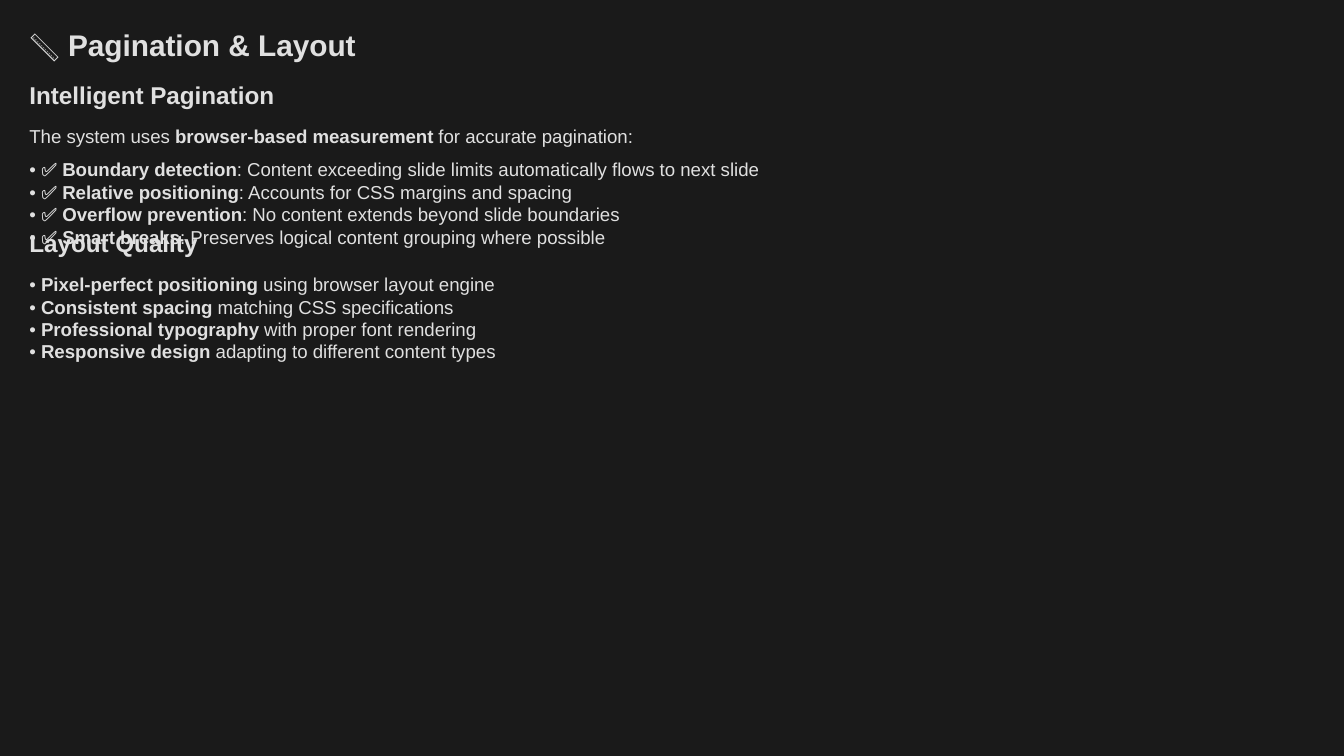
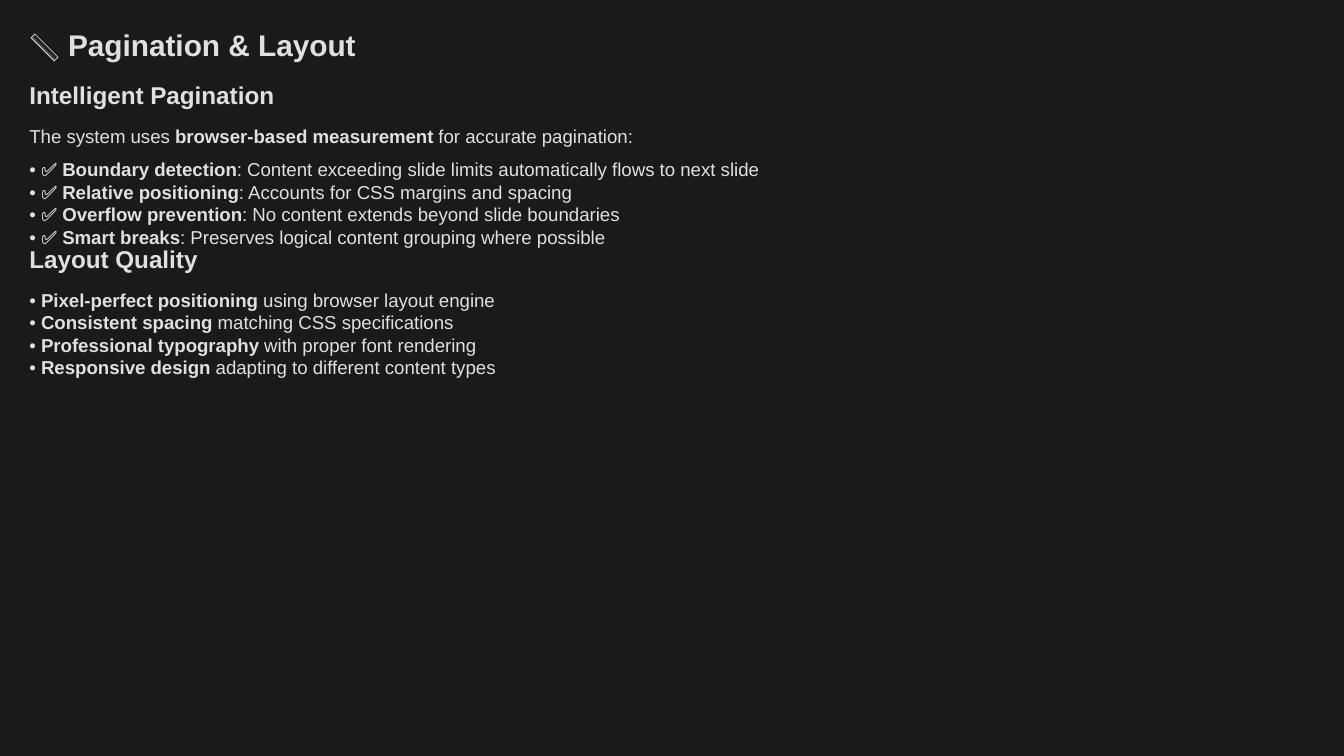
Before and after one commit to louisazhou/slidegenerator, a slide deck: slide 9 of output/comprehensive_demo_dark.pptx. Drawn at 1344x756 pixels with LibreOffice and Linux fonts; fonts in the diff are those of the drawing. Boxes give left, top, right and bottom in pixels: in the first picture for what was removed or moved away, otherwise in the second. Text is boxed around its words. In the diff, an @@ line names an element or a change of style, - is before the commit and + after.

```diff
--- a/output/comprehensive_demo_dark.pptx
+++ b/output/comprehensive_demo_dark.pptx
@@ text "Layout Quality": place and size @@
-text "Layout Quality" at (29,233,197,258)
+text "Layout Quality" at (29,250,197,273)
@@ text "• Pixel-perfect positioning using browser ...": place and size @@
-text "• Pixel-perfect positioning using browser ..." at (41,277,496,362)
+text "• Pixel-perfect positioning using browser ..." at (41,293,496,378)
```
Also in this commit, not shown: 9 other slides changed, 14 other files.
